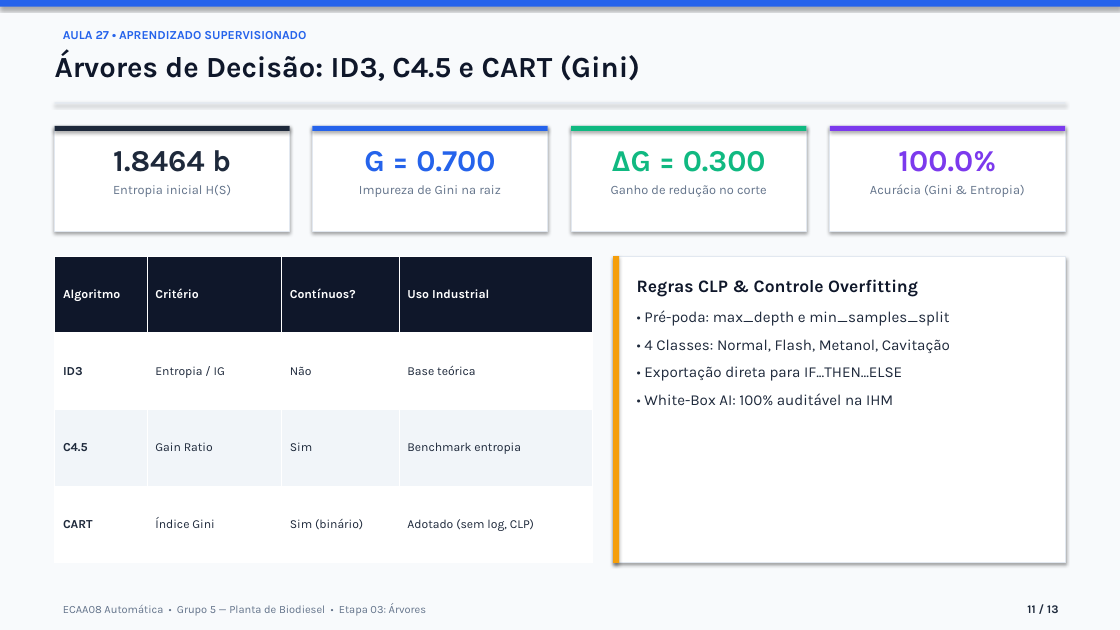
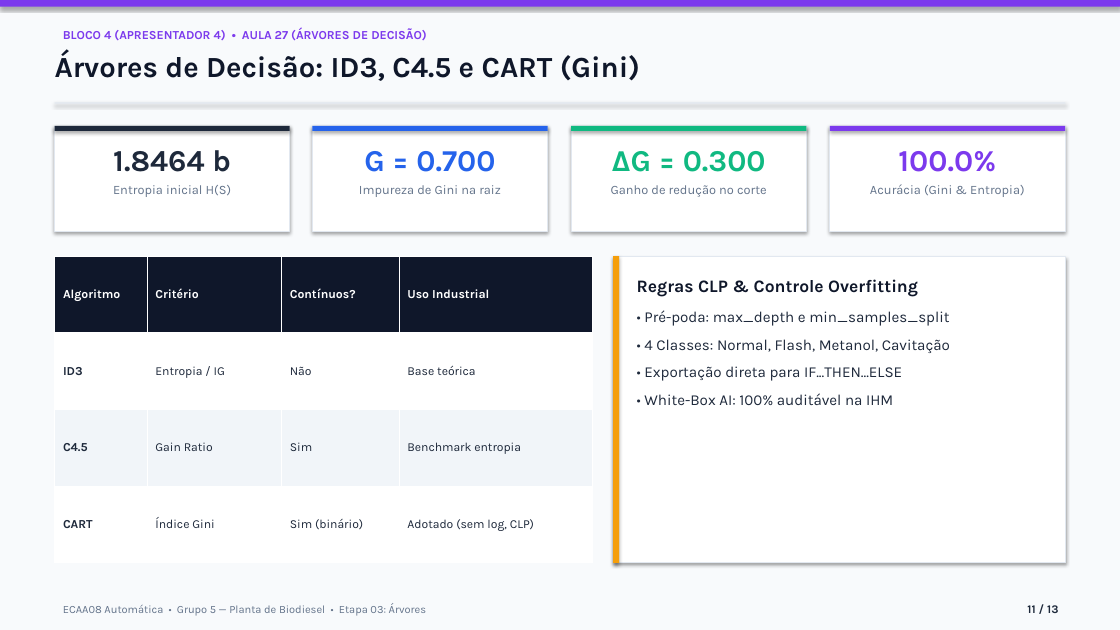
Before and after one commit to igorfantucci/Aula-Automatica---GRUPO-5, a slide deck: slide 11 of etapa-03-arvores/apresentacao_etapa_03.pptx. Drawn at 1120x630 pixels with LibreOffice and Linux fonts; fonts in the diff are those of the drawing. Boxes give left, top, right and bottom in pixels: in the first picture for what was removed or moved away, otherwise in the second. Text is boxed around its words. In the diff, an @@ line names an element or a change of style, - is before the commit and + after.

Commit message:
Slides

```diff
--- a/etapa-03-arvores/apresentacao_etapa_03.pptx
+++ b/etapa-03-arvores/apresentacao_etapa_03.pptx
@@ rectangle at [0, 0, 1120, 7]: fill #2563EB to #7C3AED @@
@@ text at [63, 28, 426, 41]: text changed; text colour #2563EB to #7C3AED @@
-AULA 27 • APRENDIZADO SUPERVISIONADO
+BLOCO 4 (APRESENTADOR 4) • AULA 27 (ÁRVORES DE DECISÃO)
```
Also in this commit, not shown: 11 other slides changed, 1 slide added, 1 slide removed, 4 other files.
